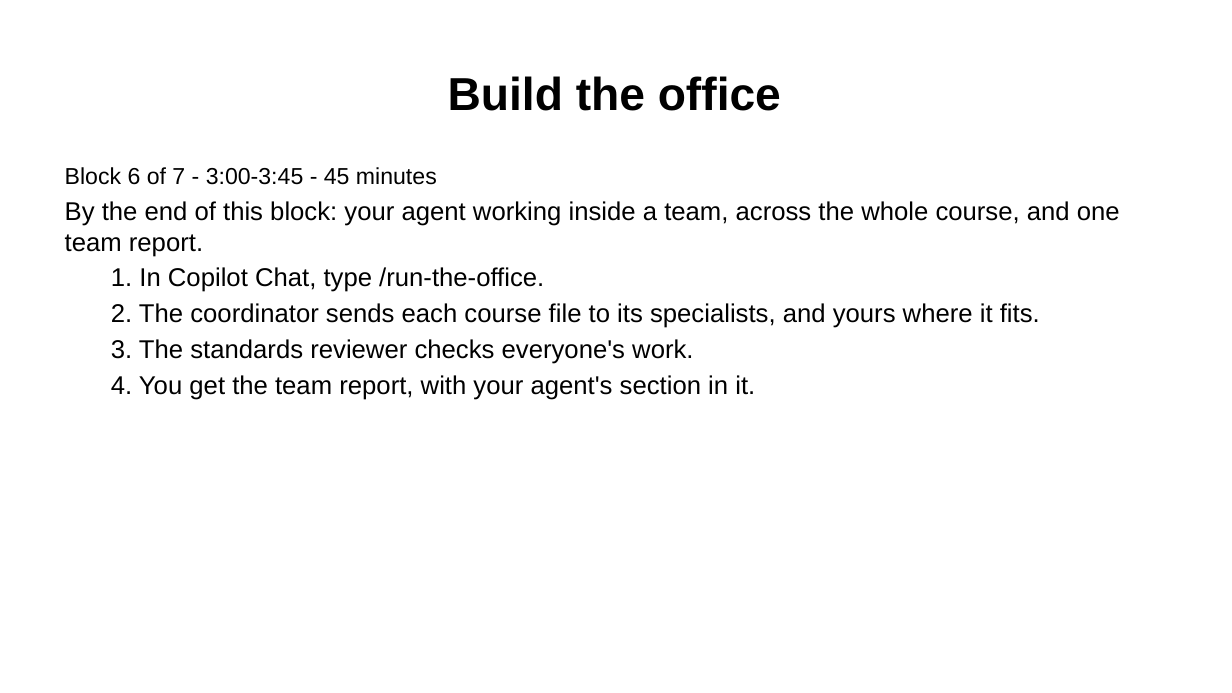
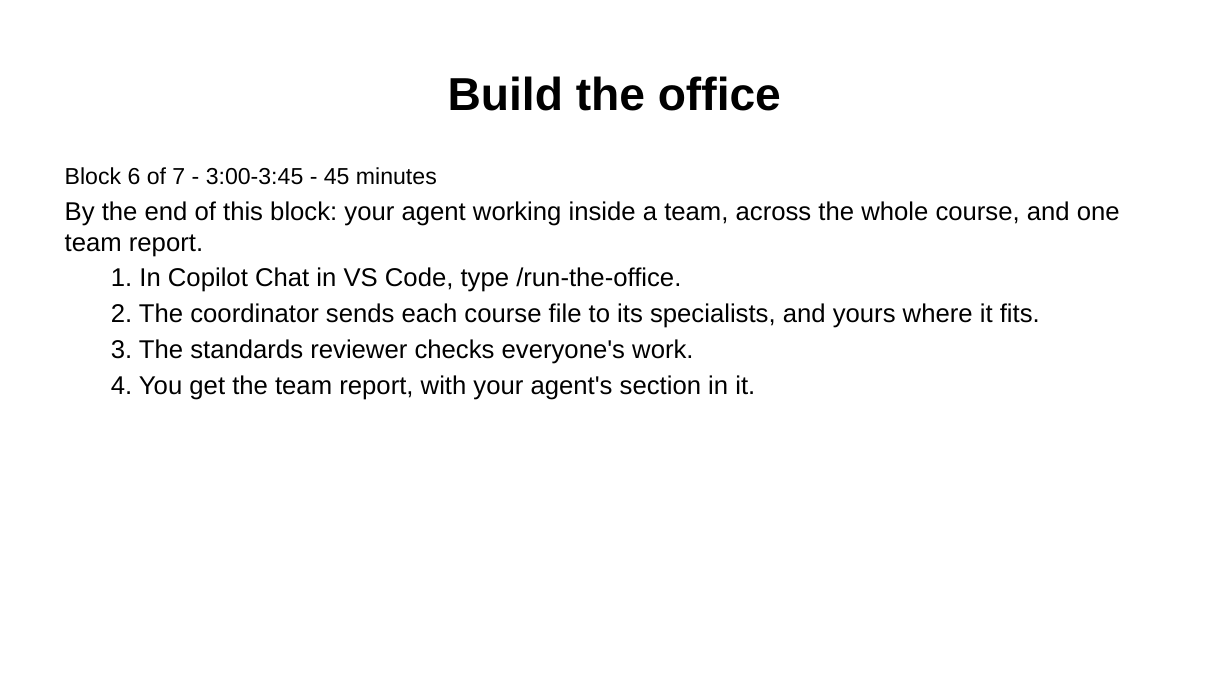
Before and after one commit to Community-Access/glow, a slide deck: slide 21 of docs/ahg-2026/slides.pptx. Drawn at 1232x693 pixels with LibreOffice and Linux fonts; fonts in the diff are those of the drawing. Boxes give left, top, right and bottom in pixels: in the first picture for what was removed or moved away, otherwise in the second. Text is boxed around its words. In the diff, an @@ line names an element or a change of style, - is before the commit and + after.

```diff
--- a/docs/ahg-2026/slides.pptx
+++ b/docs/ahg-2026/slides.pptx
@@ text at (111, 267, 681, 292): text changed @@
-  1. In Copilot Chat, type /run-the-office.
+  1. In Copilot Chat in VS Code, type /run-the-office.
```
Also in this commit, not shown: 5 other slides changed, 54 other files.
